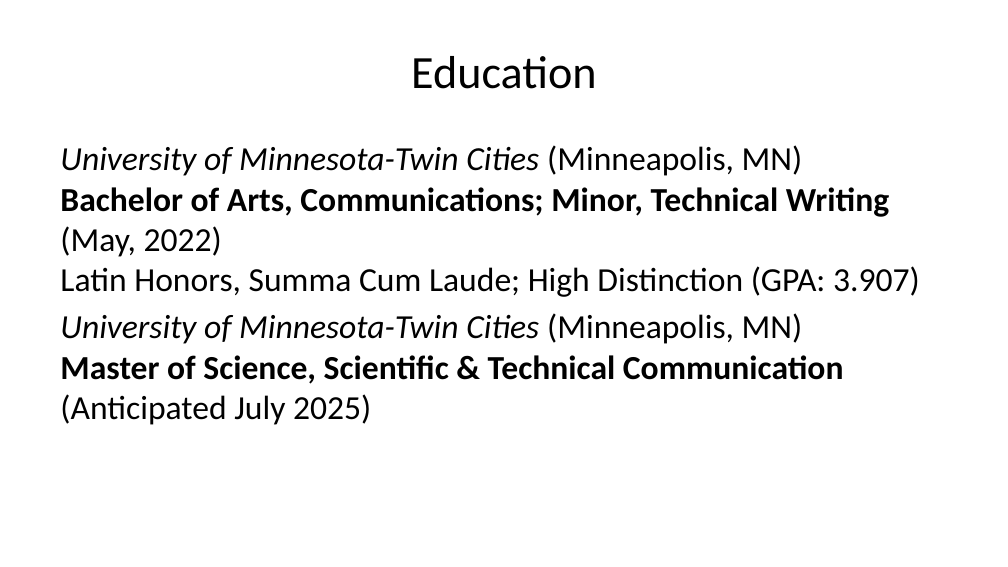
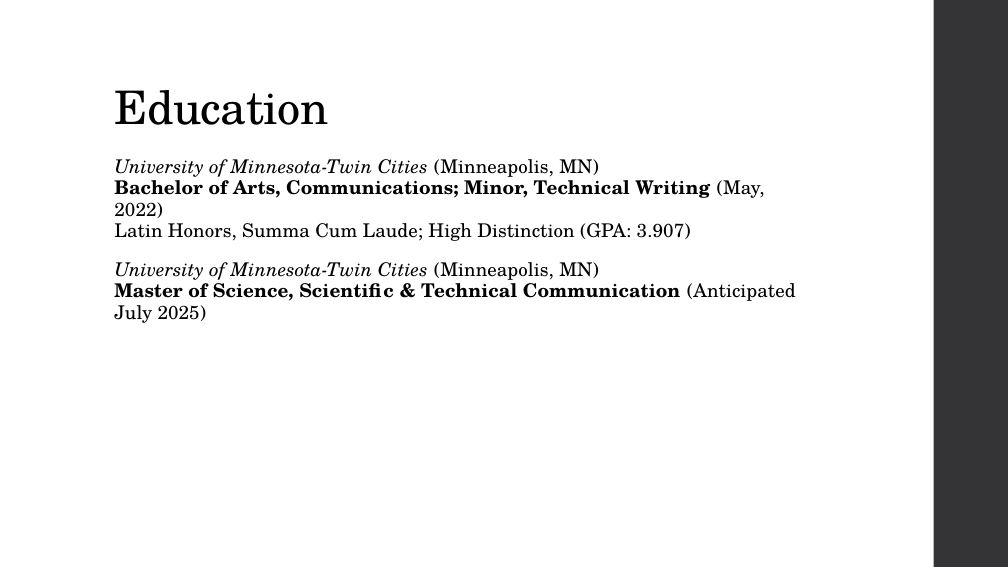
Before and after one commit to vtadlock77/tc2_Tadlock, a slide deck: slide 3 of docs/resume.pptx. Drawn at 1008x567 pixels with LibreOffice and Linux fonts; fonts in the diff are those of the drawing. Boxes give left, top, right and bottom in pixels: in the first picture for what was removed or moved away, otherwise in the second. Text is boxed around its words. In the diff, an @@ line names an element or a change of style, - is before the commit and + after.

```diff
--- a/docs/resume.pptx
+++ b/docs/resume.pptx
@@ rectangle added at box(933, 0, 1008, 566), fill #353537 @@
@@ title "Education": place and size @@
-title "Education" at box(411, 56, 597, 89)
+title "Education" at box(114, 90, 328, 125)
@@ title "Education" at box(114, 90, 328, 125): font Calibri to TeX Gyre Schola, letter spacing 0 to -0.4 pt; alignment centre to left; line spacing 1 to 0.9; vertical alignment middle to bottom @@
@@ text "University of Minnesota-Twin Cities (Minneapolis, ...": place and size @@
-text "University of Minnesota-Twin Cities (Minneapolis, ..." at box(60, 145, 920, 425)
+text "University of Minnesota-Twin Cities (Minneapolis, ..." at box(114, 159, 796, 323)
@@ text "University of Minnesota-Twin Cities (Minneapolis, ..." at box(114, 159, 796, 323): size 24 to 13.5 pt, font Calibri to TeX Gyre Schola, letter spacing 0 to 0.1 pt; line spacing 1 to 0.95; more space between paragraphs @@
```
Also in this commit, not shown: 4 other slides changed, 3 slides added, 16 other files.
